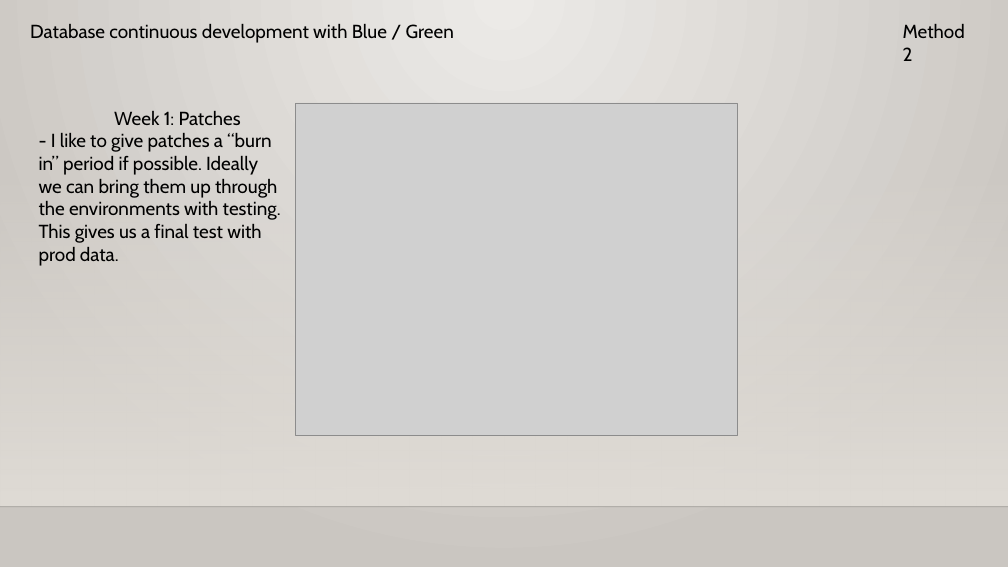
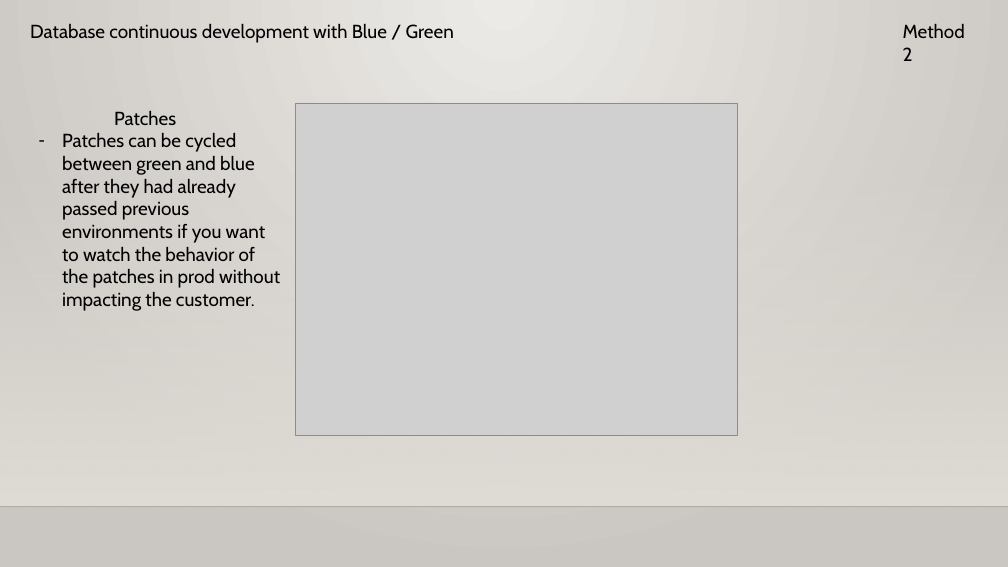
Before and after one commit to Jonathanshaulis/HA-Development, a slide deck: slide 10 of continuous delivery with oltp.pptx. Drawn at 1008x567 pixels with LibreOffice and Linux fonts; fonts in the diff are those of the drawing; grey boxes stand for pictures; background and template pictures are left out. Boxes give left, top, right and bottom in pixels: in the first picture for what was removed or moved away, otherwise in the second. Text is boxed around its words. In the diff, an @@ line names an element or a change of style, - is before the commit and + after.

```diff
--- a/continuous delivery with oltp.pptx
+++ b/continuous delivery with oltp.pptx
@@ text at (62, 111, 280, 311): text changed @@
-  Week 1: Patches
-- I like to give patches a “burn in” period if possible. Ideally we can bring them up through the environments with testing. This gives us a final test with prod data.
+  Patches
+– Patches can be cycled between green and blue after they had already passed previous environments if you want to watch the behavior of the patches in prod without impacting the customer.
```
Also in this commit, not shown: 4 other slides changed, 1 other file.
